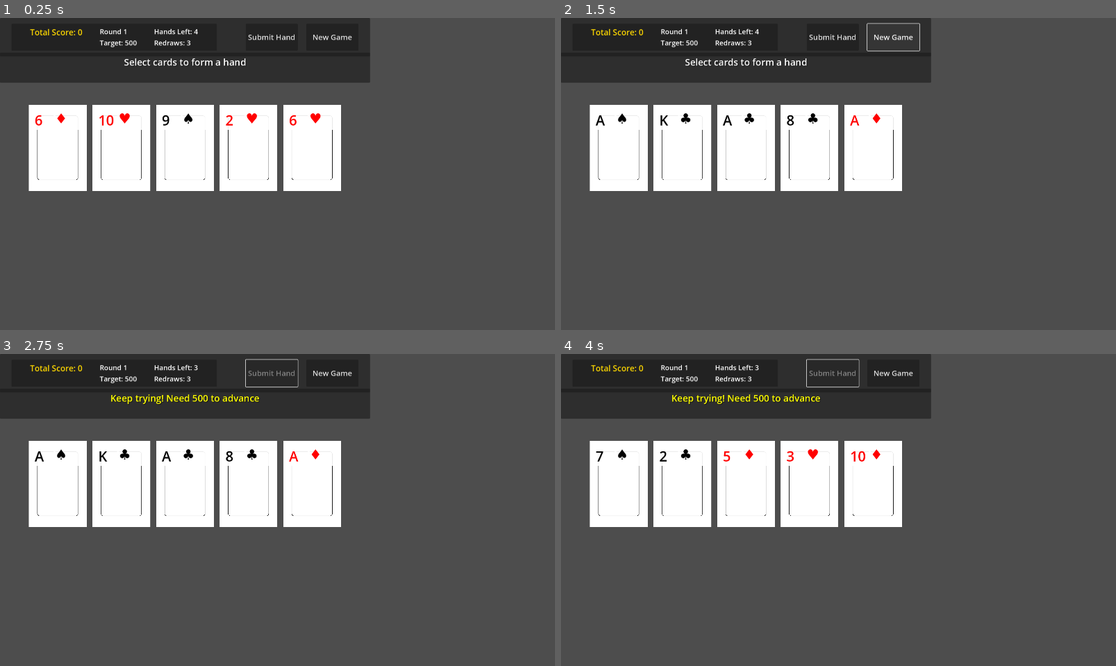
Above: before the commit, frames 1-4 (two rows, left to right).
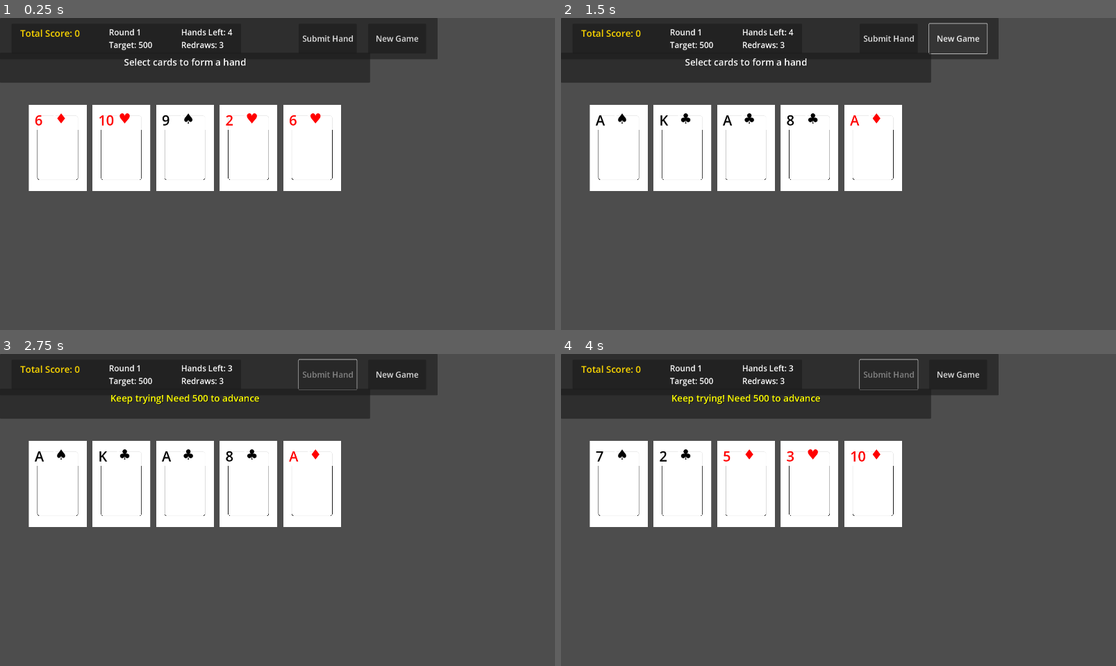
Above: after the commit, the same moments.

Repository: siwanetzu/cardgame
Game: Godot game, scene res://card_manager.tscn
The game is run twice, just before and just after one commit, with the same random seed, the same clock (stepped at 60 frames per second) and the same inputs.
Inputs:
- Up to frame 1 (0.25 s): no input
- Up to frame 2 (1.5 s): click "New Game" at 0.5 s; click "New Game" at 1.25 s
- Up to frame 3 (2.75 s): click "Submit Hand" at 2 s
- Up to frame 4 (4 s): click "New Game" at 2.75 s; click "Submit Hand" at 3.5 s

The runs differ from the first frame. In frame 1, 2.4% of the frame differs, in the area x 3-79%, y 0-14%; in frame 2, 1.6%; in frame 3, 2.6%; in frame 4, 2.6%.

Commit message:
top bar UI fix separation

Diff:
--- a/card_manager.tscn
+++ b/card_manager.tscn
@@ -27,7 +27,7 @@
 
 [node name="HBoxContainer" type="HBoxContainer" parent="TopBar/MarginContainer"]
 layout_mode = 2
-theme_override_constants/separation = 100
+theme_override_constants/separation = 200
 alignment = 1
 
 [node name="GameInfo" type="PanelContainer" parent="TopBar/MarginContainer/HBoxContainer"]
@@ -36,14 +36,14 @@
 
 [node name="MarginContainer" type="MarginContainer" parent="TopBar/MarginContainer/HBoxContainer/GameInfo"]
 layout_mode = 2
-theme_override_constants/margin_left = 20
+theme_override_constants/margin_left = 30
 theme_override_constants/margin_top = 10
-theme_override_constants/margin_right = 20
+theme_override_constants/margin_right = 30
 theme_override_constants/margin_bottom = 10
 
 [node name="HBoxContainer" type="HBoxContainer" parent="TopBar/MarginContainer/HBoxContainer/GameInfo/MarginContainer"]
 layout_mode = 2
-theme_override_constants/separation = 60
+theme_override_constants/separation = 100
 alignment = 1
 
 [node name="ScoreInfo" type="VBoxContainer" parent="TopBar/MarginContainer/HBoxContainer/GameInfo/MarginContainer/HBoxContainer"]
@@ -53,7 +53,7 @@
 [node name="ScoreLabel" type="Label" parent="TopBar/MarginContainer/HBoxContainer/GameInfo/MarginContainer/HBoxContainer/ScoreInfo"]
 layout_mode = 2
 theme_override_colors/font_color = Color(1, 0.85, 0, 1)
-theme_override_font_sizes/font_size = 28
+theme_override_font_sizes/font_size = 32
 text = "Total Score: 0"
 
 [node name="RoundInfo" type="VBoxContainer" parent="TopBar/MarginContainer/HBoxContainer/GameInfo/MarginContainer/HBoxContainer"]
@@ -62,12 +62,12 @@
 
 [node name="RoundLabel" type="Label" parent="TopBar/MarginContainer/HBoxContainer/GameInfo/MarginContainer/HBoxContainer/RoundInfo"]
 layout_mode = 2
-theme_override_font_sizes/font_size = 24
+theme_override_font_sizes/font_size = 28
 text = "Round 1"
 
 [node name="TargetLabel" type="Label" parent="TopBar/MarginContainer/HBoxContainer/GameInfo/MarginContainer/HBoxContainer/RoundInfo"]
 layout_mode = 2
-theme_override_font_sizes/font_size = 24
+theme_override_font_sizes/font_size = 28
 text = "Target: 500"
 
 [node name="ResourceInfo" type="VBoxContainer" parent="TopBar/MarginContainer/HBoxContainer/GameInfo/MarginContainer/HBoxContainer"]
@@ -76,28 +76,28 @@
 
 [node name="HandsLabel" type="Label" parent="TopBar/MarginContainer/HBoxContainer/GameInfo/MarginContainer/HBoxContainer/ResourceInfo"]
 layout_mode = 2
-theme_override_font_sizes/font_size = 24
+theme_override_font_sizes/font_size = 28
 text = "Hands Left: 4"
 
 [node name="RedrawsLabel" type="Label" parent="TopBar/MarginContainer/HBoxContainer/GameInfo/MarginContainer/HBoxContainer/ResourceInfo"]
 layout_mode = 2
-theme_override_font_sizes/font_size = 24
+theme_override_font_sizes/font_size = 28
 text = "Redraws: 4"
 
 [node name="ButtonContainer" type="HBoxContainer" parent="TopBar/MarginContainer/HBoxContainer"]
 layout_mode = 2
-theme_override_constants/separation = 30
+theme_override_constants/separation = 40
 
 [node name="SubmitButton" type="Button" parent="TopBar/MarginContainer/HBoxContainer/ButtonContainer"]
-custom_minimum_size = Vector2(180, 60)
+custom_minimum_size = Vector2(200, 60)
 layout_mode = 2
-theme_override_font_sizes/font_size = 26
+theme_override_font_sizes/font_size = 28
 text = "Submit Hand"
 
 [node name="NewGameButton" type="Button" parent="TopBar/MarginContainer/HBoxContainer/ButtonContainer"]
-custom_minimum_size = Vector2(180, 60)
+custom_minimum_size = Vector2(200, 60)
 layout_mode = 2
-theme_override_font_sizes/font_size = 26
+theme_override_font_sizes/font_size = 28
 text = "New Game"
 
 [node name="HandDisplay" type="PanelContainer" parent="."]
